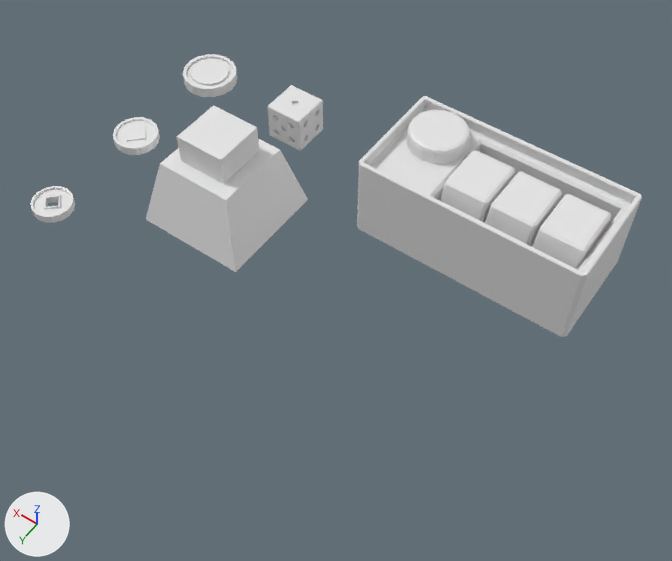
What one commit did to the Blender file dev/props.blend.
Both versions are drawn from a 50 mm lens placed at (-3.9, 9.82, 11.36), pointed at (1.51, 2.25, -0.54). Every picture has the same lights, and +X, +Y and +Z are marked at lower left. The first picture is the older version.

Objects in the first picture: 'arcader_a', 'arcader_a_button', 'arcader_a_revolver_0', 'arcader_a_revolver_1', 'arcader_a_revolver_2', 'coin_a', 'coin_b', 'coin_c', 'dice_a', 'weight_a'.
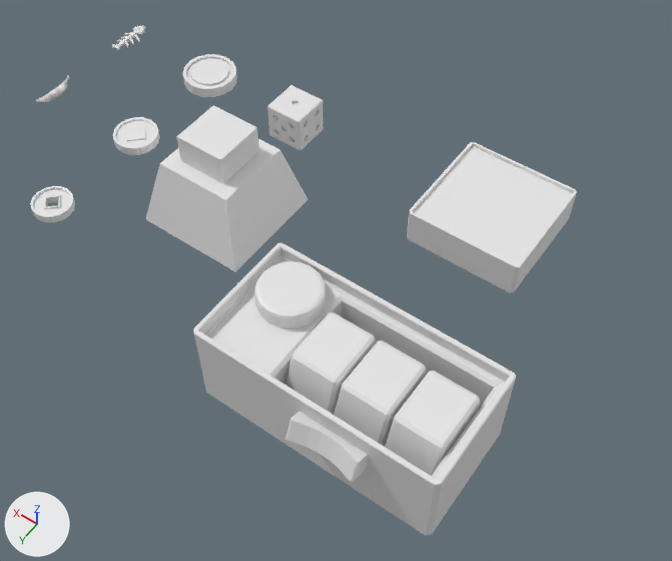
Boxes [x1, y1, x2, y2] around the edits, measured in the pictures (672 x 561 px):
'arcader_a', moved: before [357, 96, 642, 337]; after [193, 243, 516, 535]
'arcader_b_screen', added: after [413, 146, 572, 265]
'arcader_a_revolver_0', moved: before [532, 194, 611, 270]; after [385, 370, 480, 476]
'arcader_a_revolver_1', moved: before [485, 171, 562, 247]; after [334, 340, 427, 447]
'arcader_a_revolver_2', moved: before [440, 150, 515, 223]; after [286, 312, 376, 415]
'arcader_a_button', moved: before [407, 110, 470, 164]; after [254, 262, 326, 329]
'arcader_b', added: after [407, 142, 577, 293]
'arcader_a_dispenser', added: after [285, 411, 367, 482]
'fish-bones', added: after [112, 26, 146, 51]
'banana', added: after [36, 76, 70, 102]

The change, as a list of edits to the scene's bpy script:
```text
Add me_cube_005:
    me_cube_005.from_pydata([(-0.95, -0.95, 0.26), (-0.95, 0.95, 0.26), (0.95, 0.95, 0.26), (0.95, -0.95, 0.26)], [], [(2, 1, 0, 3)])
Add me_cube_004:
    me_cube_004.from_pydata(...)  # 28 vertices, 21 faces; spans x -1.0..1.0, y -1.0..1.0, z -0.32..0.32
    me_cube_004.materials.append(mat_material)  # its picture is missing
Add me_banana:
    me_banana.from_pydata(...)  # 54 vertices, 104 faces; spans x -0.108..0.147, y -0.44..0.379, z -0.089..0.089
    me_banana.materials.append(mat_material)  # its picture is missing
Add me_fish_bones:
    me_fish_bones.from_pydata(...)  # 194 vertices, 384 faces; spans x -0.203..0.202, y -0.371..0.455, z -0.054..0.04
    me_fish_bones.materials.append(mat_material)  # its picture is missing
Add me_cube_003:
    me_cube_003.from_pydata(...)  # 32 vertices, 24 faces; spans x -0.547..0.547, y -0.177..0.177, z -0.799..-0.38
    me_cube_003.materials.append(mat_material)  # its picture is missing
Change ob_arcader_a:
    ob_arcader_a.location: (0.0, 0.0, 0.0) -> (0.0, 4.0, 0.0)
Add ob_arcader_b_screen:
    ob_arcader_b_screen = bpy.data.objects.new('arcader_b_screen', me_cube_005)
    ob_arcader_b_screen.parent = ob_arcader_b
    ob_arcader_b_screen.location = (0.0, 0.0, 0.0)
Add ob_arcader_b:
    ob_arcader_b = bpy.data.objects.new('arcader_b', me_cube_004)
    ob_arcader_b.location = (0.0, 0.0, 0.0)
Add ob_banana:
    ob_banana = bpy.data.objects.new('banana', me_banana)
    ob_banana.location = (8.0, 2.0, 0.0)
Add ob_fish_bones:
    ob_fish_bones = bpy.data.objects.new('fish-bones', me_fish_bones)
    ob_fish_bones.location = (8.0, 0.0, 0.0)
Add ob_arcader_a_dispenser:
    ob_arcader_a_dispenser = bpy.data.objects.new('arcader_a_dispenser', me_cube_003)
    ob_arcader_a_dispenser.parent = ob_arcader_a
    ob_arcader_a_dispenser.location = (-0.402, 1.62, 0.598)
    ob_arcader_a_dispenser.rotation_euler = (5.108, 0.0, 0.0)  # degrees (293, 0, 0)
```
